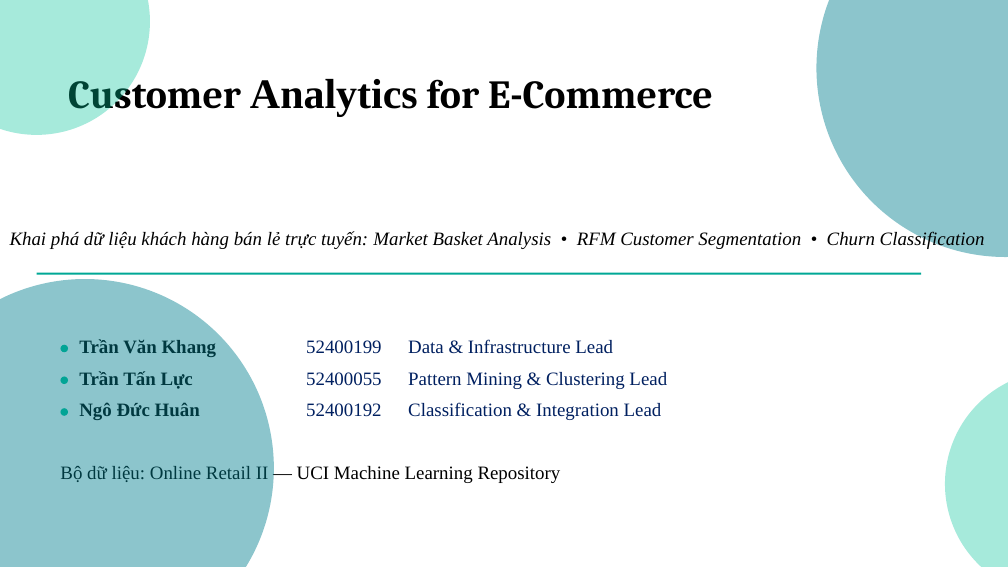
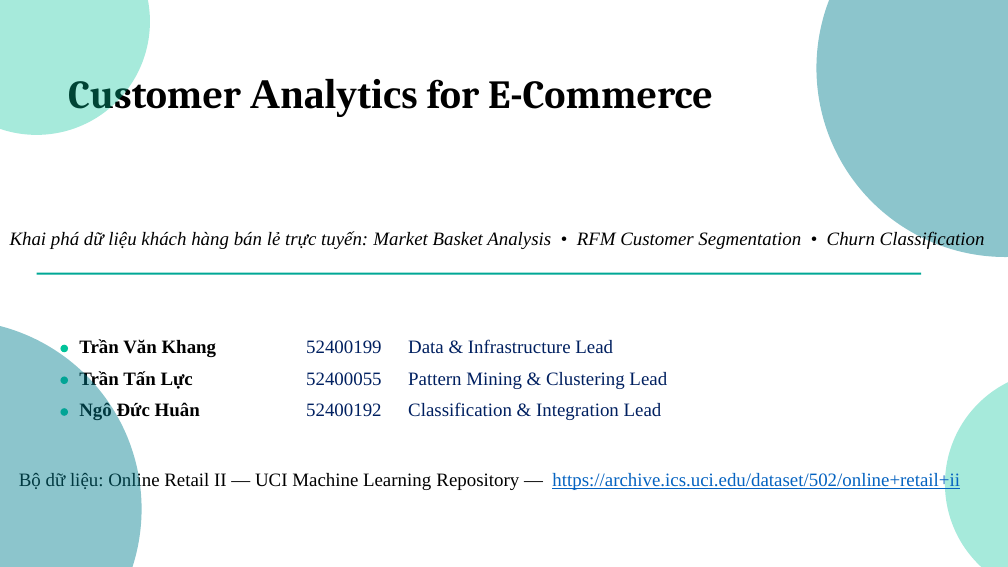
Before and after one commit to LilithLitcht/Customer-Analytics-for-E-Commerce, a slide deck: slide 1 of Presentation.pptx. Drawn at 1008x567 pixels with LibreOffice and Linux fonts; fonts in the diff are those of the drawing. Boxes give left, top, right and bottom in pixels: in the first picture for what was removed or moved away, otherwise in the second. Text is boxed around its words. In the diff, an @@ line names an element or a change of style, - is before the commit and + after.

Commit message:
Update pptx

```diff
--- a/Presentation.pptx
+++ b/Presentation.pptx
@@ ellipse: place and size @@
-ellipse at bbox=[0, 279, 274, 567]
+ellipse at bbox=[0, 320, 141, 567]
@@ text at bbox=[19, 472, 960, 491]: text changed; text colour #000000 to #0563C1 @@
-Bộ dữ liệu: Online Retail II — UCI Machine Learning Repository
+Bộ dữ liệu: Online Retail II — UCI Machine Learning Repository — https://archive.ics.uci.edu/dataset/502/online+retail+ii
```
